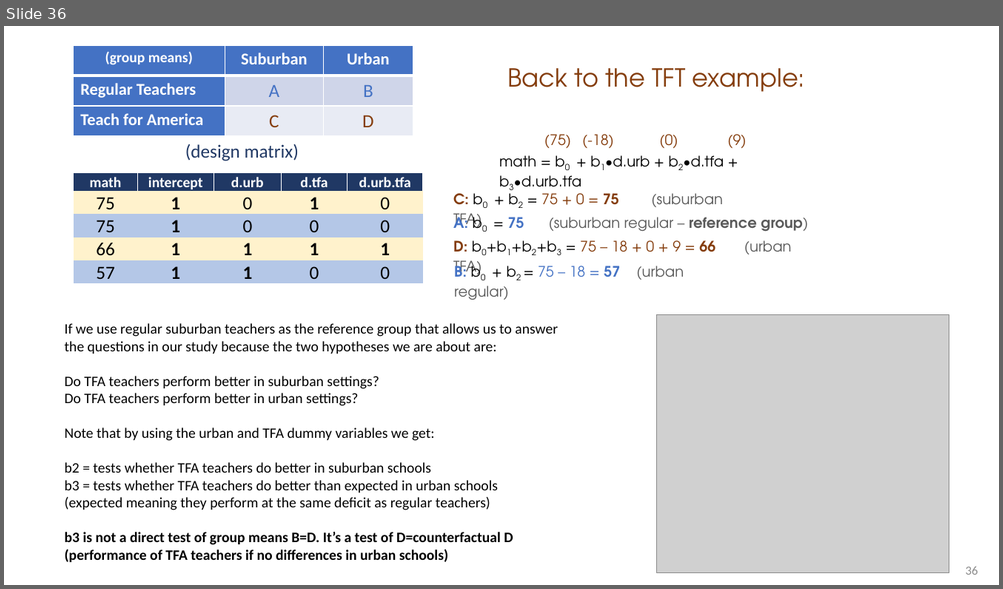
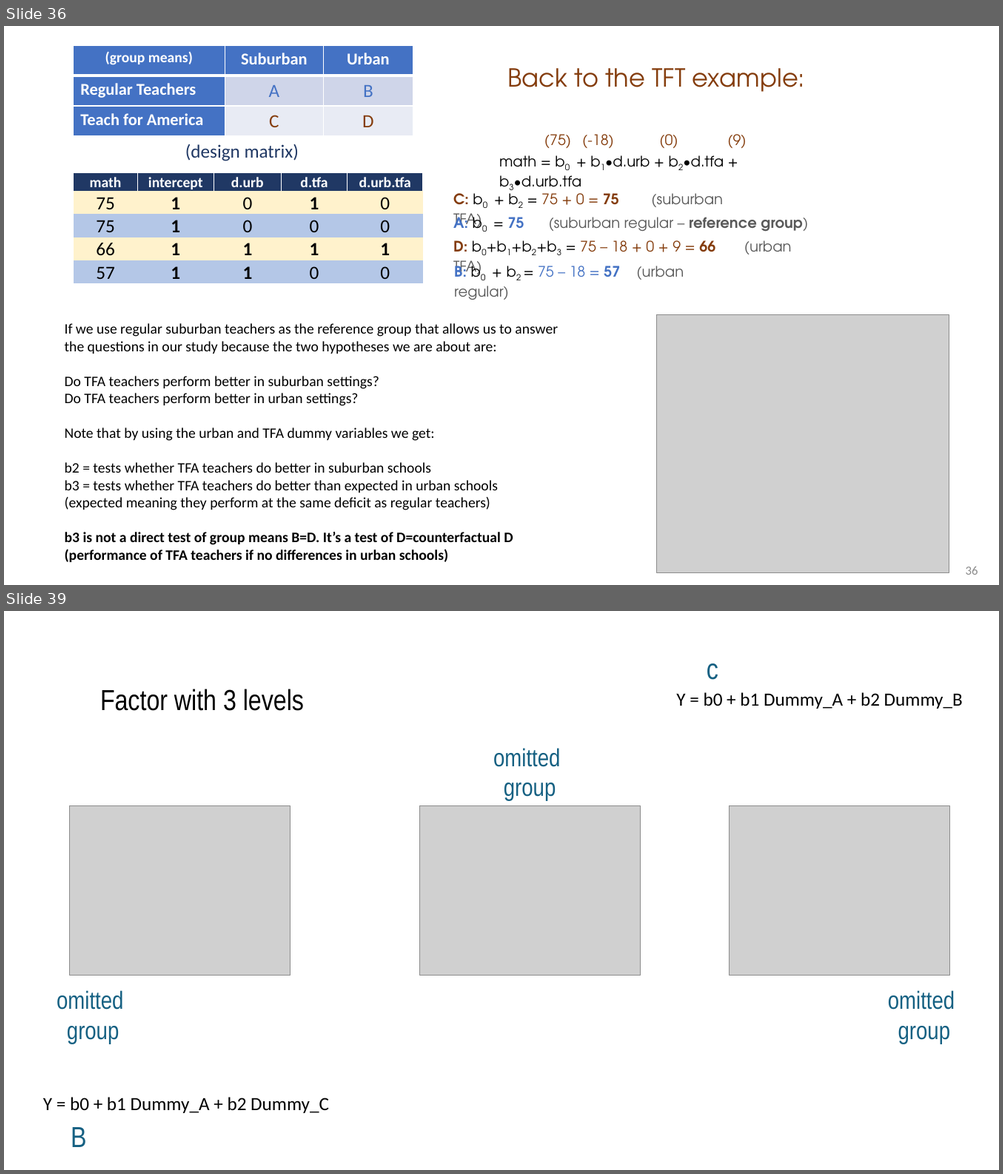
Before and after one commit to Watts-College/paf-510-template, a slide deck: lectures/hypotheses-tests-with-dummy-variables.pptx. Shown one above the other, each under a label of ours: slide 36 before the commit, slides 36 and 39 after it; the slides between them are not shown. The pictures are 1003x589 and 1003x1174 pixels, drawn with LibreOffice and Linux fonts; fonts in the diff are those of the drawing; grey boxes stand for pictures. Boxes give left, top, right and bottom in pixels: in the first picture for what was removed or moved away, otherwise in the second. Text is boxed around its words. In the diff, an @@ line names an element or a change of style, - is before the commit and + after.

```diff
--- a/lectures/hypotheses-tests-with-dummy-variables.pptx
+++ b/lectures/hypotheses-tests-with-dummy-variables.pptx
@@ slide 39 added at (x1=4, y1=611, x2=999, y2=1170), background #FFFFFF @@
@@ text added at (x1=706, y1=664, x2=718, y2=680), 28 pt, text #156082 @@
+c
@@ text added at (x1=100, y1=689, x2=304, y2=711), 28 pt, text #000000 @@
+Factor with 3 levels
@@ text added at (x1=676, y1=692, x2=962, y2=709), 18 pt, text #000000 @@
+Y = b0 + b1 Dummy_A + b2 Dummy_B
@@ text added at (x1=493, y1=748, x2=560, y2=801), 24 pt, text #156082 @@
+omitted
+group
@@ picture added at (x1=70, y1=806, x2=290, y2=975) @@
@@ picture added at (x1=420, y1=806, x2=640, y2=975) @@
@@ picture added at (x1=729, y1=806, x2=950, y2=975) @@
@@ text added at (x1=57, y1=991, x2=123, y2=1044), 24 pt, text #156082 @@
+omitted
+group
@@ text added at (x1=888, y1=991, x2=954, y2=1044), 24 pt, text #156082 @@
+omitted
+group
@@ text added at (x1=43, y1=1097, x2=329, y2=1113), 18 pt, text #000000 @@
+Y = b0 + b1 Dummy_A + b2 Dummy_C
@@ text added at (x1=71, y1=1128, x2=86, y2=1147), 28 pt, text #156082 @@
+B
```
Also in this commit, not shown: 9 other slides added, 1 other file.
